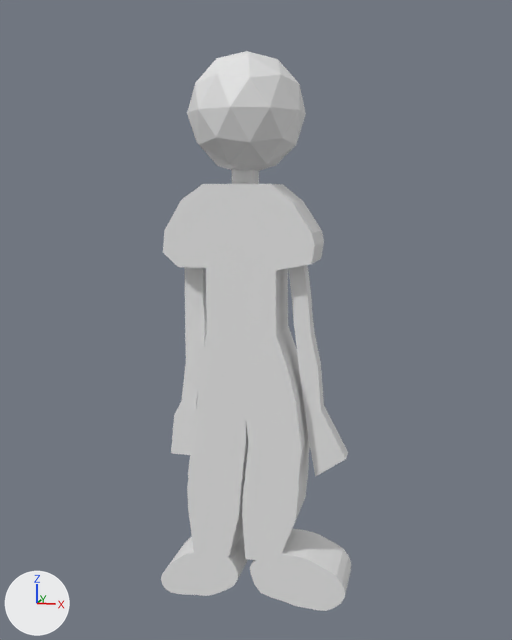
An edit to the Blender file GorgoAnimation.blend, drawn before and after from the same camera.
One viewpoint serves both versions: a 50 mm camera at (6.31, -23.89, 4.67) aimed at (0.26, 0.05, 0.28). Every picture has the same lights, and +X, +Y and +Z are marked at lower left.

Objects in the first picture: 'Noah2'.
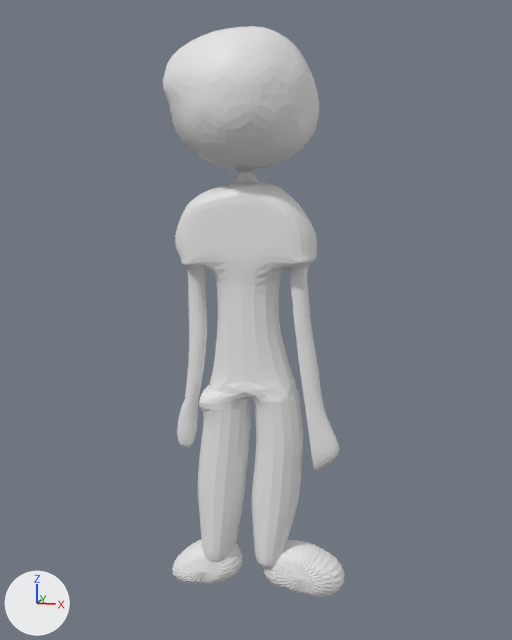
What differs and where, as boxes (x1, y1, x2, y2) in the pictures (512 x 640 px; the box of a moved part takes in the faces that stretch with it):
'Noah2', reshaped, modifiers changed: before (161, 51, 351, 611); after (163, 26, 344, 597)
part 1 of me_cube_001, moved or reshaped: before (187, 51, 306, 171); after (163, 26, 319, 170)
part 2 of me_cube_001, built on: before (242, 504, 345, 611); after (202, 512, 337, 597)

The edits, one by one:
me_cube_001 is used by ob_noah2; location (0.0, 0.0, 0.0); rotation (1.571, 0.0, 0.0), in degrees (90, 0, 0).
me_cube_001 had 432 vertices, 396 faces and spanned x -3.2..3.7, y -10.0..9.3, z -2.0..2.0.
me_cube_001 now has 440 vertices, 404 faces and spans x -3.2..3.7, y -10.0..10.1, z -2.7..2.7.
Part 1, on me_cube_001:
42 vertices move from x -1.9..1.9, y 5.3..9.3, z -2.0..2.0 to x -3.0..2.5, y 5.3..10.1, z -2.7..2.7.
Part 2, on me_cube_001:
5 faces are deleted.
3 vertices in x 0.3..0.6, y -8.6..-8.2, z 1.0 move by (0.1, 0.0, 0.0).
3 vertices move from x 0.1..1.3, y -8.9..-8.3, z 1.0 to x 0.3..1.5, y -8.9..-8.3, z 1.0.
8 vertices are added at x -1.8..1.5, y -9.0..-8.9, z -1.0..1.0.
13 new faces join them.
Object 'Noah2' (ob_noah2) gains a SUBSURF modifier named 'Subsurf'.
Modifier setting: levels = 0.
Object 'Noah2' (ob_noah2) gains a SMOOTH modifier named 'Smooth'.
Modifier setting: iterations = 3.
